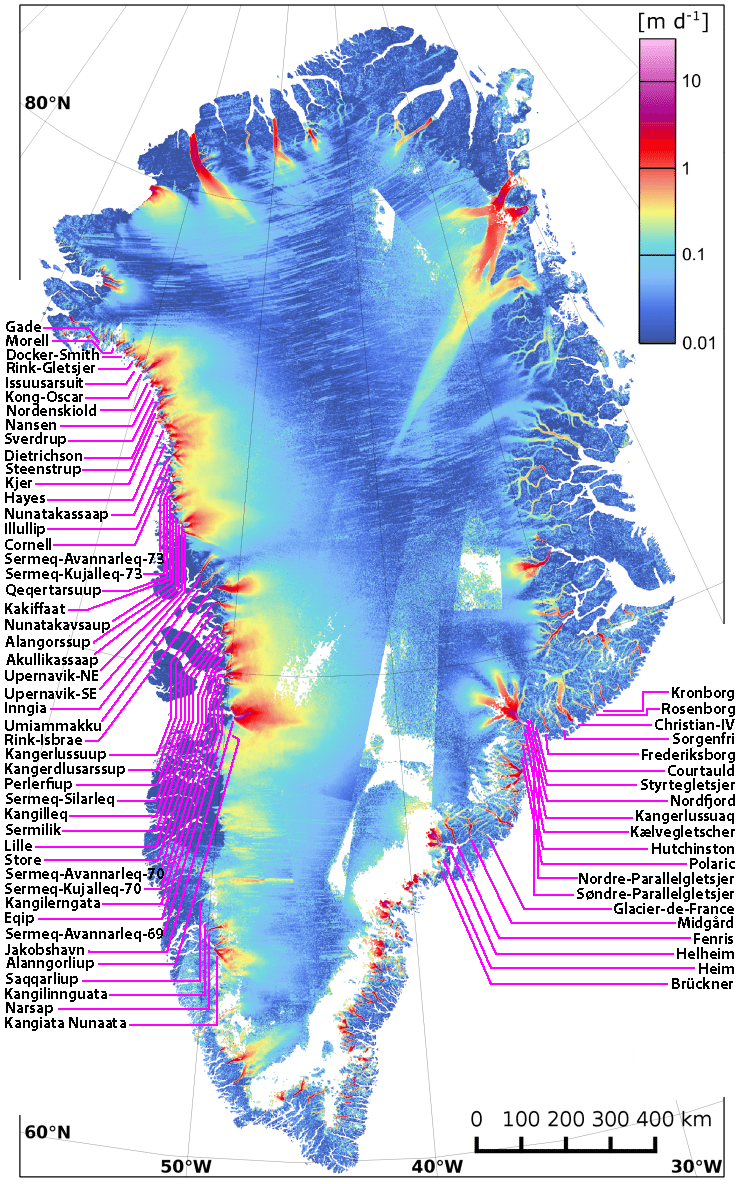
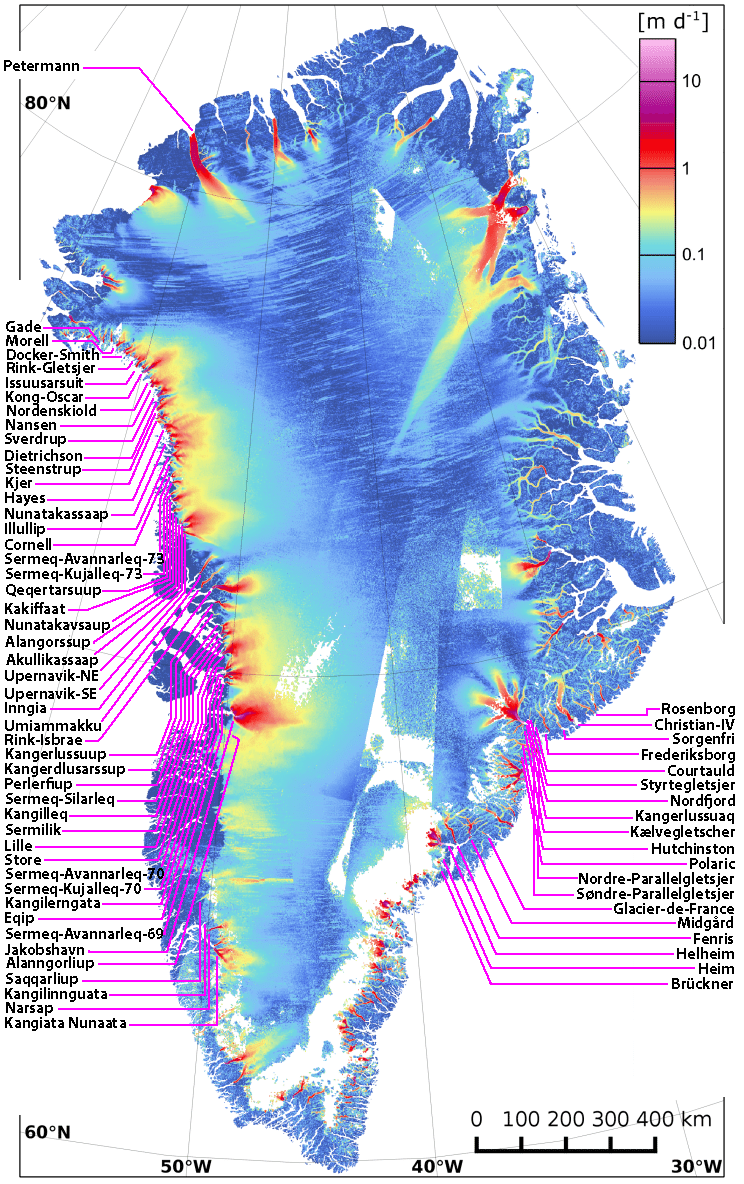
Layered file, before and after one edit (w=744, h=1184). Changes by layer:
added group "Petermann" (1st of 2) with 1 layers above "Kangerlussuaq" over 4, 60, 79, 71
added layer "Petermann" (2nd of 2, in "Petermann") in group "Petermann" over 4, 60, 79, 71
added layer "Layer 1" in group "Kangerlussuaq" over 603, 686, 734, 712
painted on "Lines" over 83, 67, 193, 131
painted on "Whiteout" over 4, 51, 143, 79
